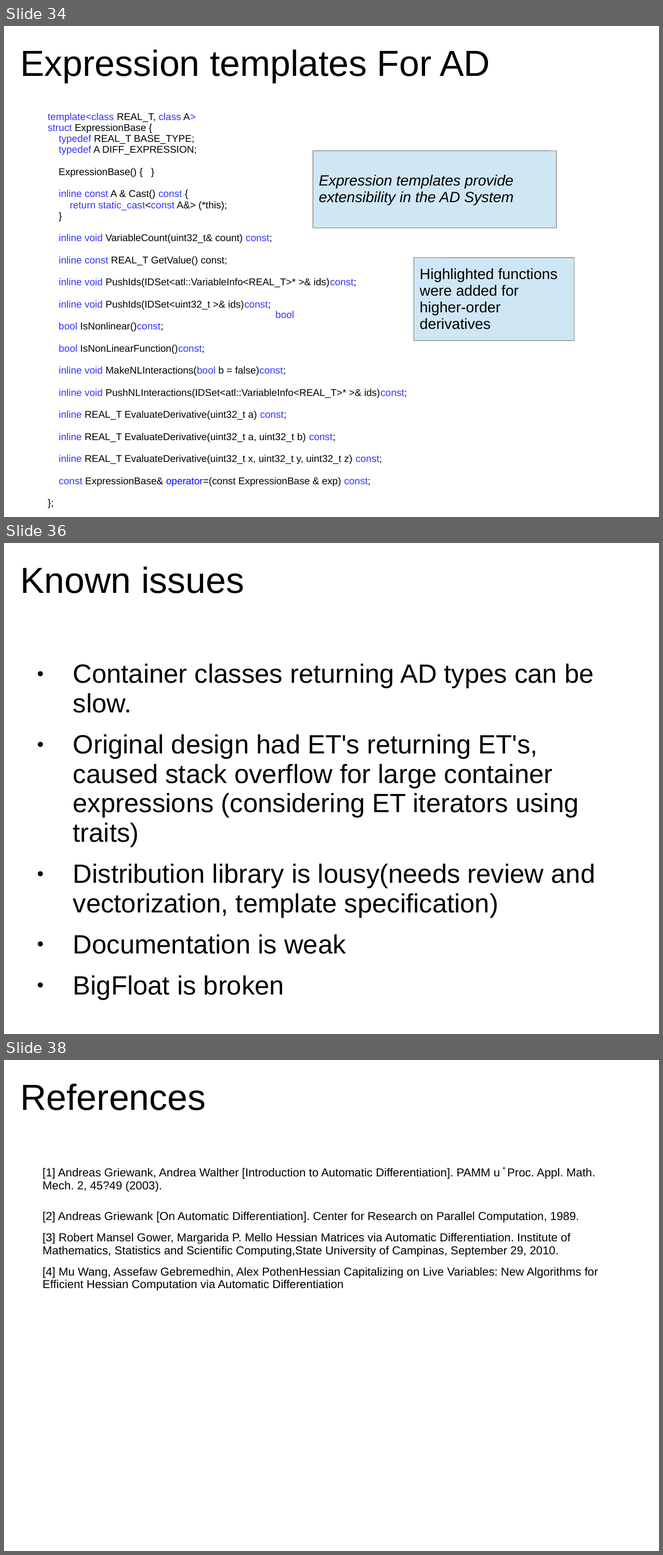
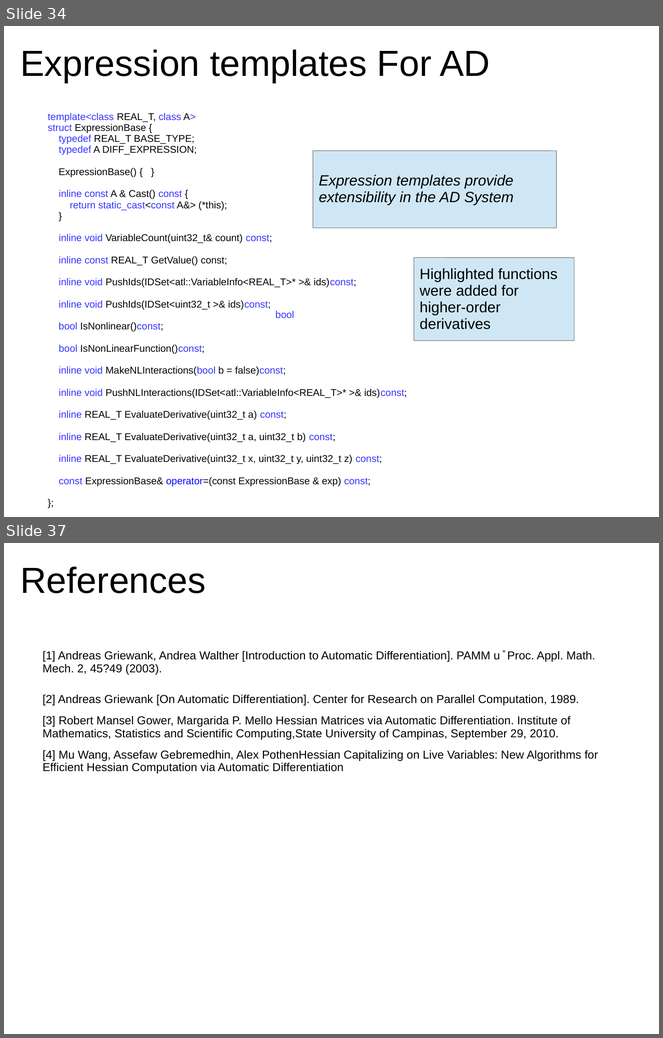
Before and after one commit to msupernaw/ATL, a slide deck: docs/ATL_ICES.pptx. Shown one above the other, each under a label of ours: slides 34, 36 and 38 before the commit, slides 34 and 37 after it; the slides between them are not shown. The pictures are 663x1555 and 663x1038 pixels, drawn with LibreOffice and Linux fonts; fonts in the diff are those of the drawing; background and template pictures are left out. Boxes give left, top, right and bottom in pixels: in the first picture for what was removed or moved away, otherwise in the second. Text is boxed around its words. In the diff, an @@ line names an element or a change of style, - is before the commit and + after.

```diff
--- a/docs/ATL_ICES.pptx
+++ b/docs/ATL_ICES.pptx
@@ slide 36 removed at box(4, 543, 659, 1034), background #FFFFFF @@
@@ text removed at box(20, 566, 244, 593) @@
-Known issues
@@ text removed at box(73, 664, 596, 1000) @@
-● Container classes returning AD types can be slow.
-● Original design had ET's returning ET's, caused stack overflow for large container expressions (considering ET iterators using traits)
-● Distribution library is lousy(needs review and vectorization, template specification)
-● Documentation is weak
-● BigFloat is broken
@@ what was slide 38 is now slide 37 @@
```
Also in this commit, not shown: 4 slides changed.
